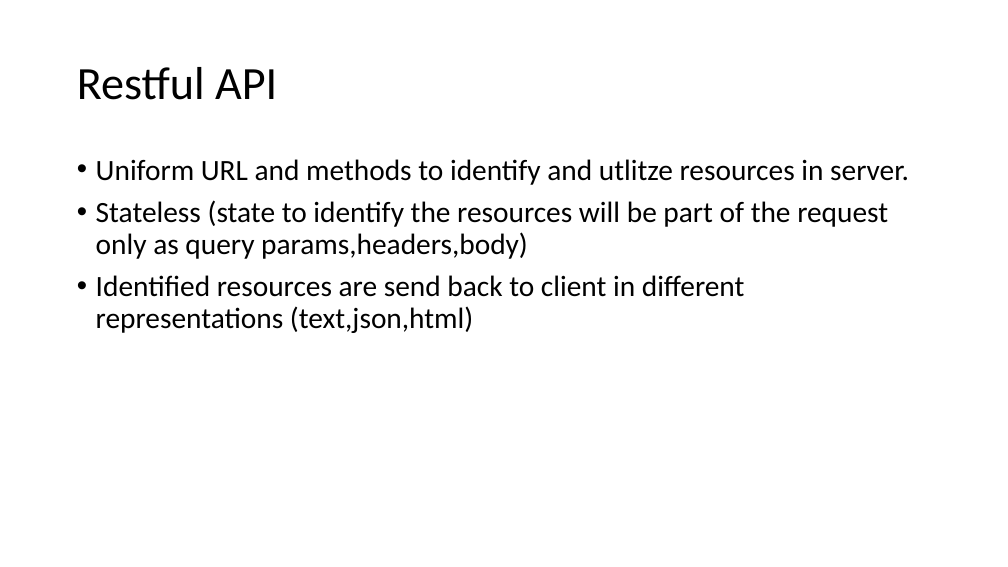
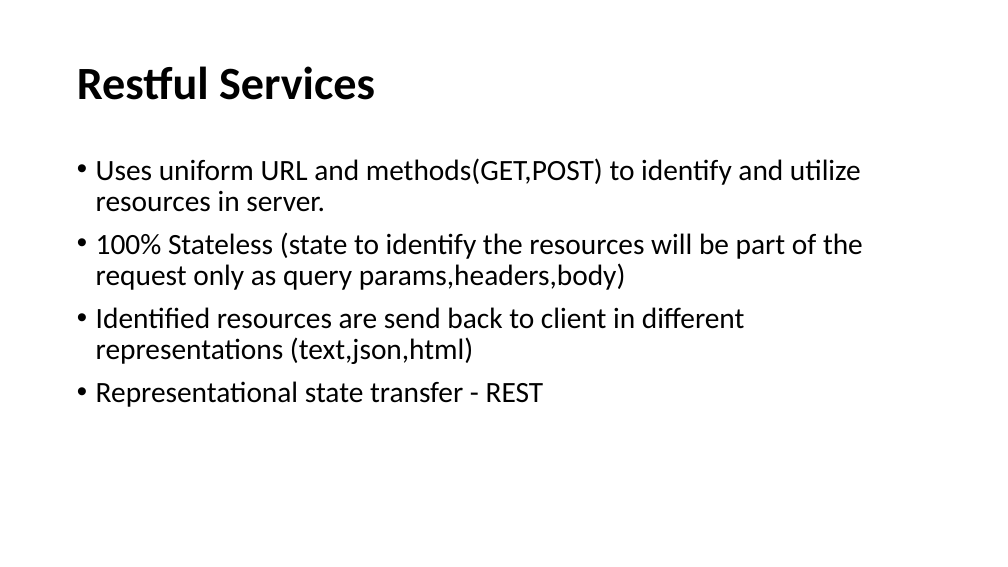
Before and after one commit to arunprabug/graphql-demo, a slide deck: slide 2 of GraphQL-Introduction.pptx. Drawn at 1008x567 pixels with LibreOffice and Linux fonts; fonts in the diff are those of the drawing. Boxes give left, top, right and bottom in pixels: in the first picture for what was removed or moved away, otherwise in the second. Text is boxed around its words. In the diff, an @@ line names an element or a change of style, - is before the commit and + after.

Commit message:
updated the presentation

```diff
--- a/GraphQL-Introduction.pptx
+++ b/GraphQL-Introduction.pptx
@@ title at [77,66,375,100]: text changed; bold on @@
-Restful API
+Restful Services
@@ text at [96,158,863,290]: text changed @@
-• Uniform URL and methods to identify and utlitze resources in server.
-• Stateless (state to identify the resources will be part of the request only as query params,headers,body)
+• Uses uniform URL and methods(GET,POST) to identify and utilize resources in server.
+• 100% Stateless (state to identify the resources will be part of the request only as query params,headers,body)
@@ text at [96,381,544,407]: paragraph added @@
+• Representational state transfer - REST
```
Also in this commit, not shown: 20 other slides changed, 23 slides added, 1 slide removed.
